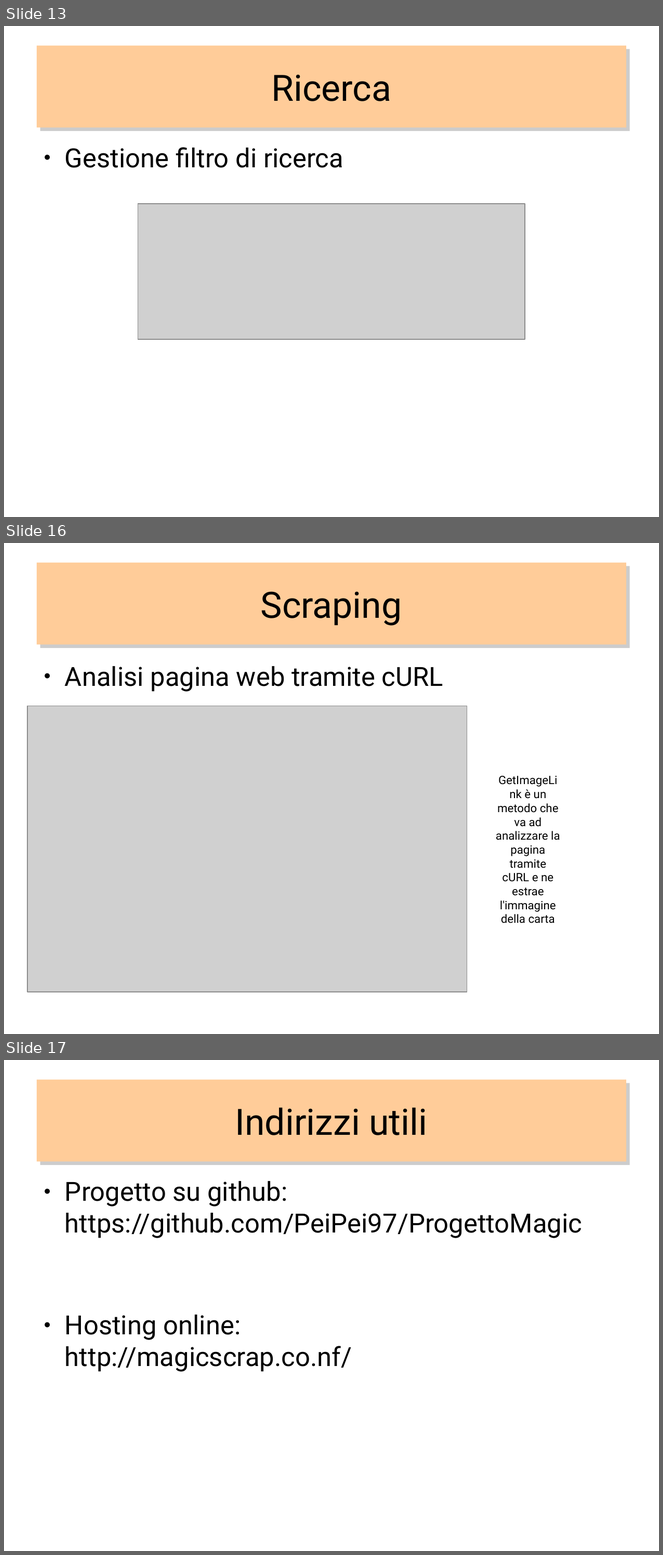
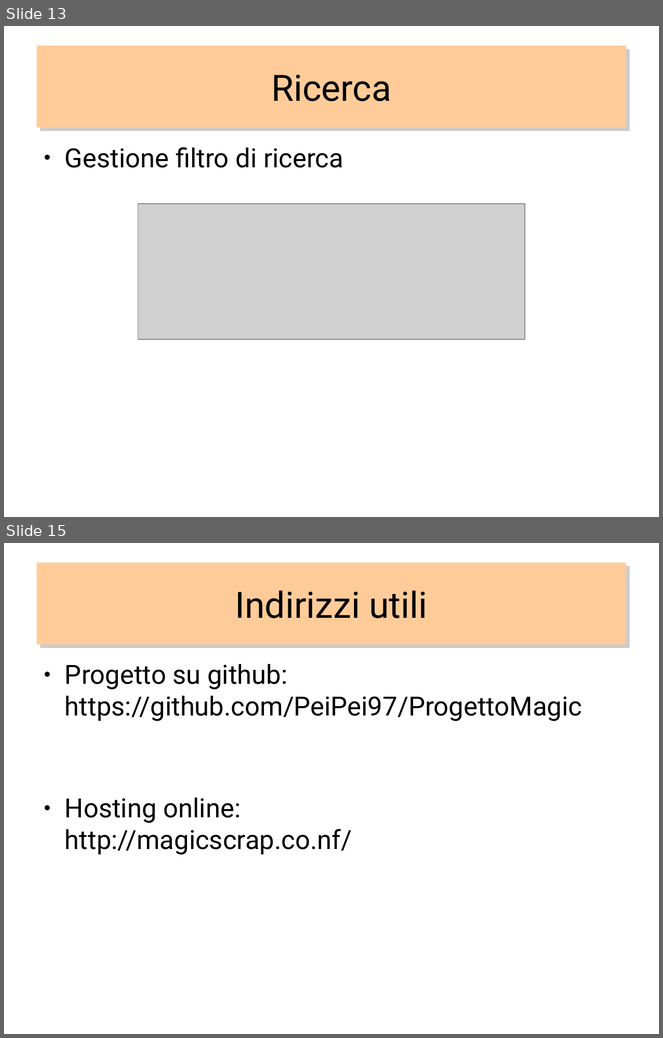
Before and after one commit to PeiPei97/ProgettoMagic, a slide deck: magicscrap.odp. Shown one above the other, each under a label of ours: slides 13, 16 and 17 before the commit, slides 13 and 15 after it; the slides between them are not shown. The pictures are 663x1555 and 663x1038 pixels, drawn with LibreOffice and Linux fonts; fonts in the diff are those of the drawing; grey boxes stand for pictures. Boxes give left, top, right and bottom in pixels: in the first picture for what was removed or moved away, otherwise in the second. Text is boxed around its words. In the diff, an @@ line names an element or a change of style, - is before the commit and + after.

Commit message:
La ricerca è ultimata. Il mazzo è ancora in fase di sviluppo ma già permette di salvare e caricare le carte del deck tramite cookie

```diff
--- a/magicscrap.odp
+++ b/magicscrap.odp
@@ slide 16 removed at (4, 543, 659, 1034), background #FFFFFF @@
@@ title removed at (37, 563, 626, 645) @@
-Scraping
@@ text removed at (65, 666, 443, 692) @@
-● Analisi pagina web tramite cURL
@@ picture removed at (27, 706, 467, 992) @@
@@ text removed at (496, 789, 560, 924) @@
-GetImageLink è un metodo che va ad analizzare la pagina tramite cURL e ne estrae l'immagine della carta
@@ what was slide 17 is now slide 15 @@
```
Also in this commit, not shown: 3 slides changed, 1 other slide removed, 5 other files.
